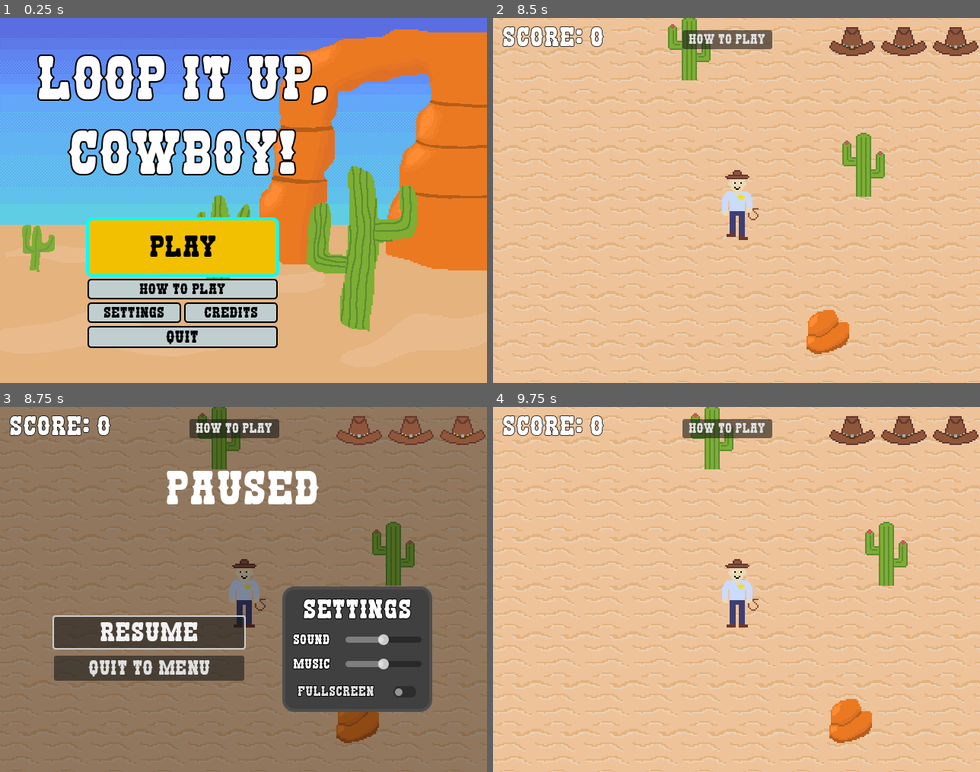
Above: before the commit, frames 1-4 (two rows, left to right).
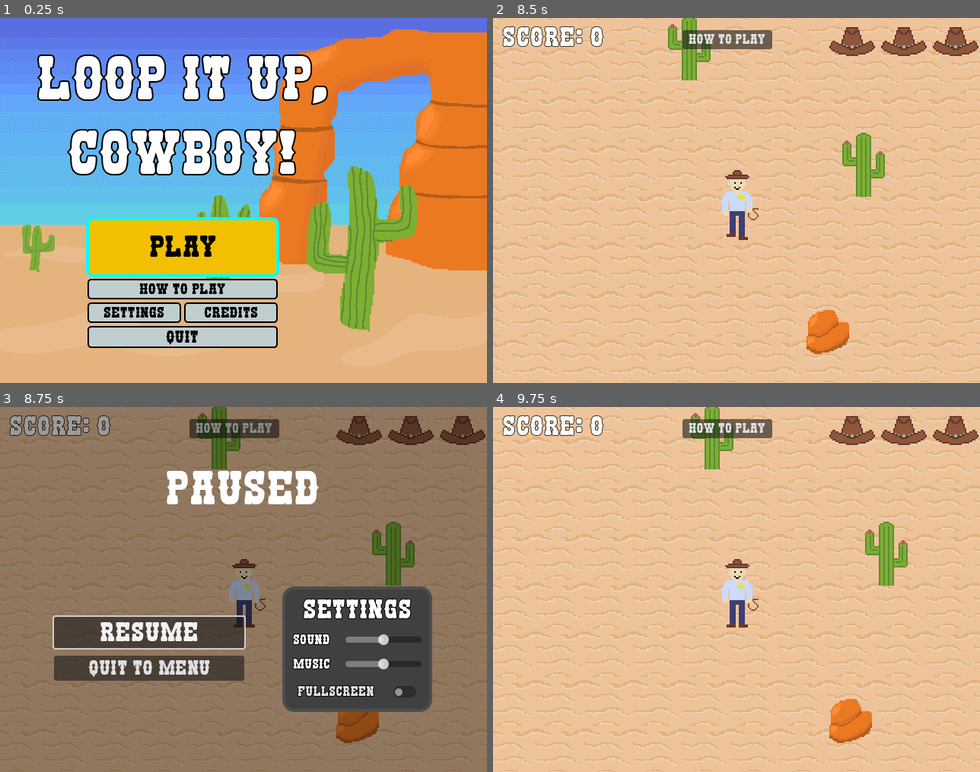
Above: after the commit, the same moments.

Repository: thearst3rd/gmtk-2025
Game: Godot game, scene res://src/menu/main_menu.tscn
The game is run twice, just before and just after one commit, with the same random seed, the same clock (stepped at 60 frames per second) and the same inputs. The engine's default icon, where the game draws it, is replaced by a stand-in: a white triangle on a blue panel in a dark square.
Inputs (mouse positions are in pixels of both pictures, inside the frame that each line leads up to):
- Up to frame 1 (0.25 s): no input
- Up to frame 2 (8.5 s): click "Play" at 0.5 s; click "How To Play" at 1.25 s; click "Next" at 2 s; click "Next" at 2.75 s; click "Previous" at 3.5 s; click "X" at 4.25 s; tap Enter at 5 s; move the mouse to (843, 182) at 5.02 s; press the mouse at (843, 182) at 5.03 s; hold D (move_right) 5.03-5.78 s; move the mouse to (639, 218) at 5.77 s; release the mouse at (639, 218) at 5.78 s; hold S (move_down) 5.78-6.53 s; click (639, 218) at 5.85 s; move the mouse to (785, 120) at 6.52 s; press the mouse at (785, 120) at 6.53 s; hold D (move_right) 6.53-7.28 s; move the mouse to (712, 273) at 7.27 s; release the mouse at (712, 273) at 7.28 s; hold W (move_up) 7.28-8.03 s; click (712, 273) at 7.35 s; move the mouse to (882, 255) at 8.02 s; press the mouse at (882, 255) at 8.03 s; hold A (move_left) from 8.03 s (still down)
- Up to frame 3 (8.75 s): keep holding A (move_left); tap Escape (pause) at 8.65 s
- Up to frame 4 (9.75 s): move the mouse to (590, 534) at 8.77 s; release the mouse at (590, 534) at 8.78 s; click (590, 534) at 8.85 s; release A (move_left) at 9.5 s; click "Resume" at 9.5 s

Frames 1-2 are identical in both runs. In frame 3, 2.2% of the frame differs, in the area x 2-100%, y 2-11%; in frame 4, nothing differs.

Commit message:
Fix HUD ordering and remove pausing during game over

Diff:
--- a/src/game/arena.gd
+++ b/src/game/arena.gd
@@ -12,9 +12,10 @@
 @export var GOLDEN_THRESHOLD := 8.0
 
 @onready var player: Player = %Player
-@onready var game_over: ColorRect = %GameOver
 @onready var golden_sound: AudioStreamPlayer = $GoldenSound
 @onready var how_to_play: Control = %HowToPlay
+@onready var pause_menu: ColorRect = %PauseMenu
+@onready var game_over: ColorRect = %GameOver
 
 var collect_sounds: Array[AudioStreamPlayer] = []
 
@@ -204,6 +205,9 @@
 func _on_player_player_died() -> void:
 	is_game_over = true
 	game_over.reveal(score)
+	# o7
+	pause_menu.get_parent().remove_child(pause_menu)
+	pause_menu.queue_free()
 
 
 func on_how_to_play_button_pressed() -> void:
--- a/src/game/arena.tscn
+++ b/src/game/arena.tscn
@@ -80,19 +80,6 @@
 
 [node name="ScoreLabels" type="Node" parent="."]
 
-[node name="CanvasLayer" type="CanvasLayer" parent="."]
-
-[node name="PauseMenu" parent="CanvasLayer" instance=ExtResource("2_fpc82")]
-visible = false
-
-[node name="GameOver" parent="CanvasLayer" instance=ExtResource("5_ewcyu")]
-unique_name_in_owner = true
-visible = false
-
-[node name="HowToPlay" parent="CanvasLayer" instance=ExtResource("6_fulqo")]
-unique_name_in_owner = true
-visible = false
-
 [node name="EnemySpawner" type="Node" parent="."]
 script = ExtResource("4_44jrx")
 
@@ -145,10 +132,24 @@
 &"": SubResource("AnimationLibrary_1a4ih")
 }
 
+[node name="CanvasLayer" type="CanvasLayer" parent="."]
+
+[node name="PauseMenu" parent="CanvasLayer" instance=ExtResource("2_fpc82")]
+unique_name_in_owner = true
+visible = false
+
+[node name="GameOver" parent="CanvasLayer" instance=ExtResource("5_ewcyu")]
+unique_name_in_owner = true
+visible = false
+
+[node name="HowToPlay" parent="CanvasLayer" instance=ExtResource("6_fulqo")]
+unique_name_in_owner = true
+visible = false
+
 [connection signal="player_died" from="Player" to="." method="_on_player_player_died"]
 [connection signal="player_died" from="Player" to="CanvasLayer/GameOver" method="_on_player_player_died"]
 [connection signal="player_hit" from="Player" to="UI/Healthbar" method="_on_player_player_hit"]
 [connection signal="shoot" from="Player" to="." method="on_player_shoot"]
-[connection signal="exited" from="CanvasLayer/HowToPlay" to="." method="on_how_to_play_exited"]
 [connection signal="timeout" from="EnemySpawner/EnemySpawnTimer" to="EnemySpawner" method="_on_enemy_spawn_timer_timeout"]
 [connection signal="pressed" from="UI/HowToPlayButton" to="." method="on_how_to_play_button_pressed"]
+[connection signal="exited" from="CanvasLayer/HowToPlay" to="." method="on_how_to_play_exited"]
